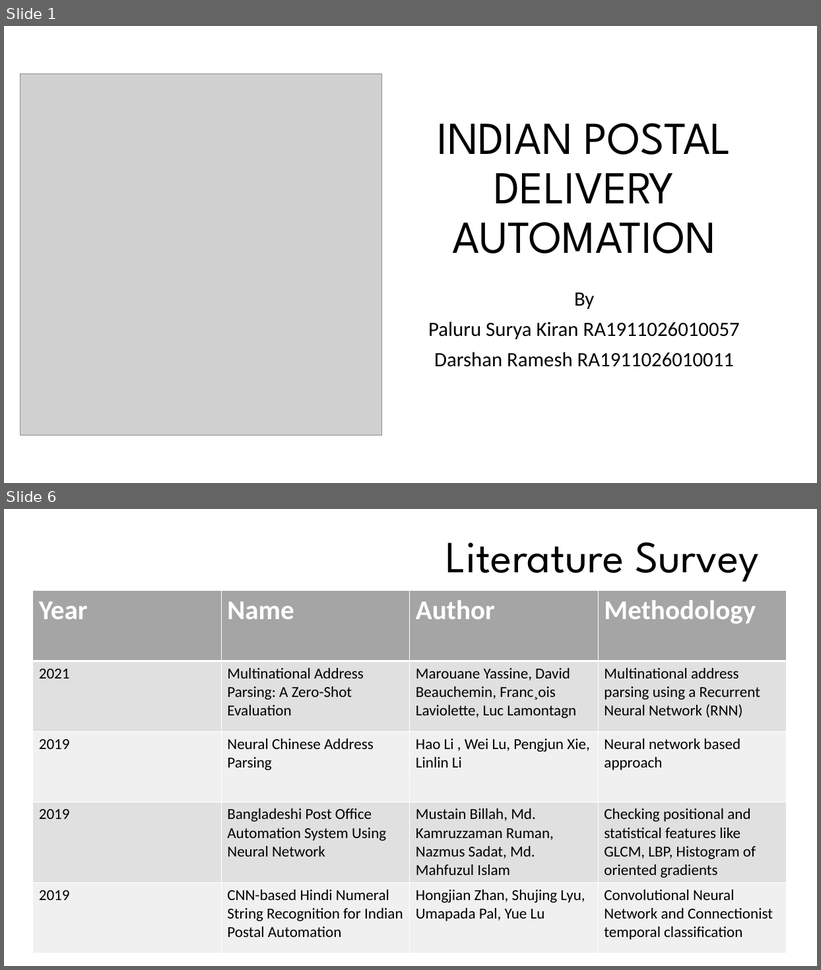
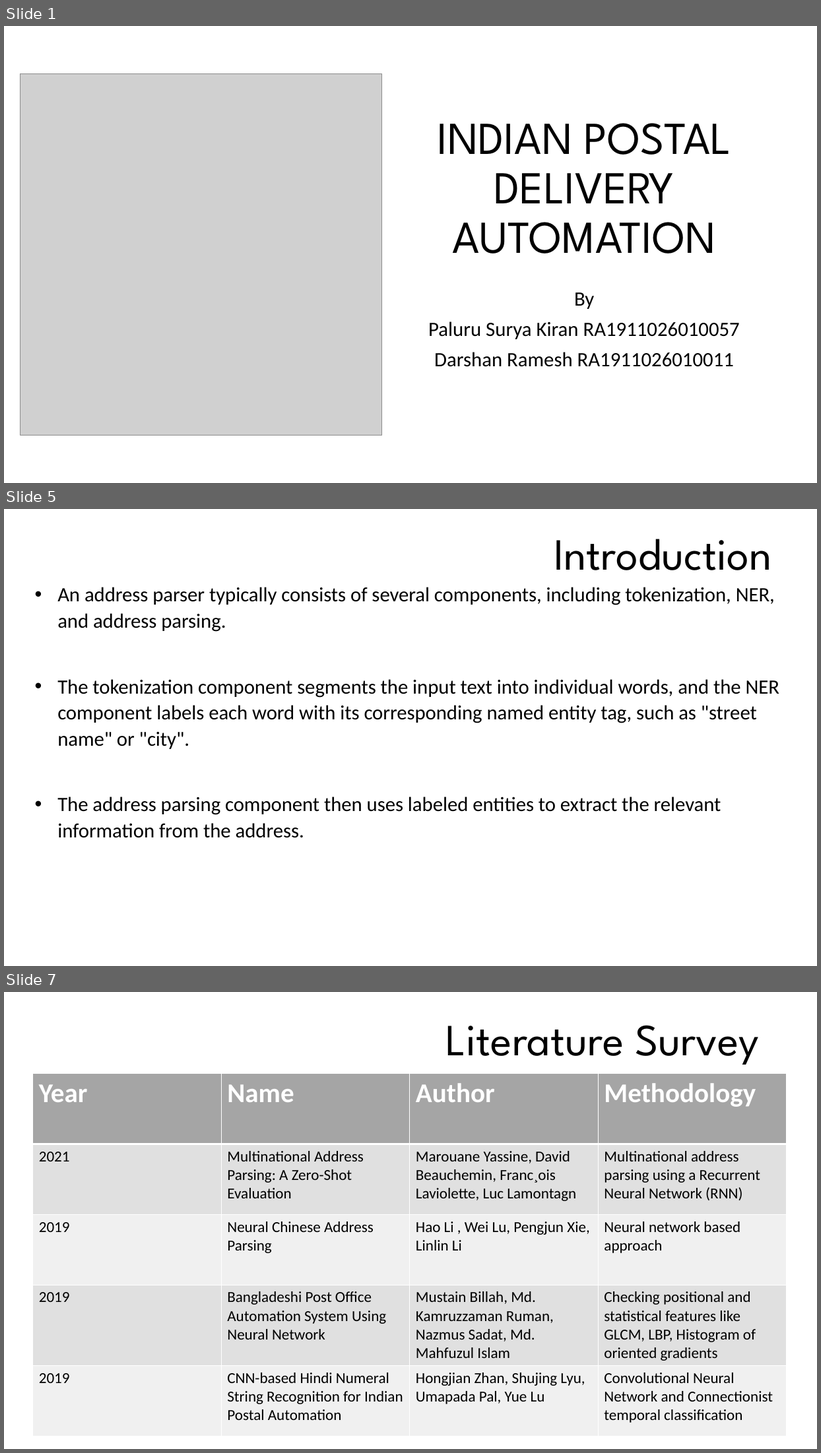
Before and after one commit to Surya-kiran-paluru/Indian-Postal-Automation, a slide deck: docs/Review 2.pptm. Shown one above the other, each under a label of ours: slides 1 and 6 before the commit, slides 1, 5 and 7 after it; the slides between them are not shown. The pictures are 821x970 and 821x1453 pixels, drawn with LibreOffice and Linux fonts; fonts in the diff are those of the drawing; grey boxes stand for pictures; background and template pictures are left out. Boxes give left, top, right and bottom in pixels: in the first picture for what was removed or moved away, otherwise in the second. Text is boxed around its words. In the diff, an @@ line names an element or a change of style, - is before the commit and + after.

```diff
--- a/docs/Review 2.pptm
+++ b/docs/Review 2.pptm
@@ slide 5 added at [4, 509, 817, 966], background picture (left out) @@
@@ text added at [554, 539, 772, 570], 52.6 pt, text #000000 @@
+Introduction
@@ text added at [57, 587, 780, 838], 24 pt, text #000000 @@
+• An address parser typically consists of several components, including tokenization, NER, and address parsing.
+• The tokenization component segments the input text into individual words, and the NER component labels each word with its corresponding named entity tag, such as "street name" or "city".
+• The address parsing component then uses labeled entities to extract the relevant information from the address.
@@ what was slide 6 is now slide 7 @@
```
Also in this commit, not shown: 11 slides changed, 15 other files.
